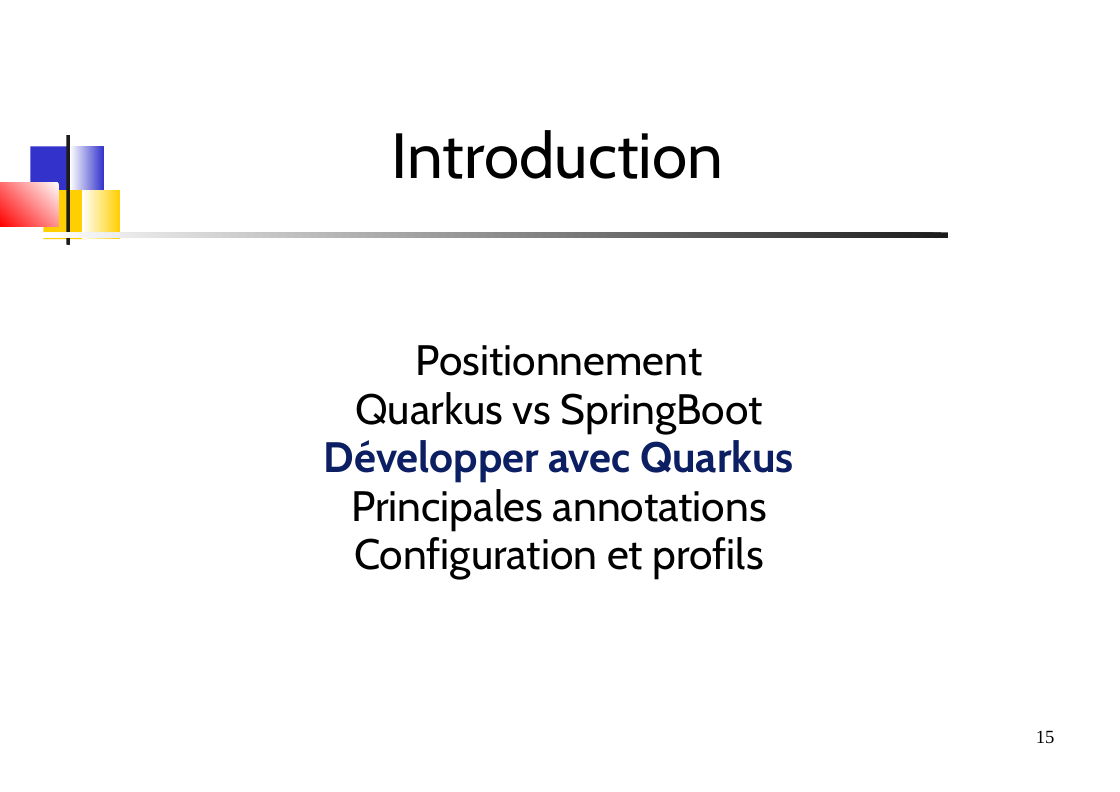
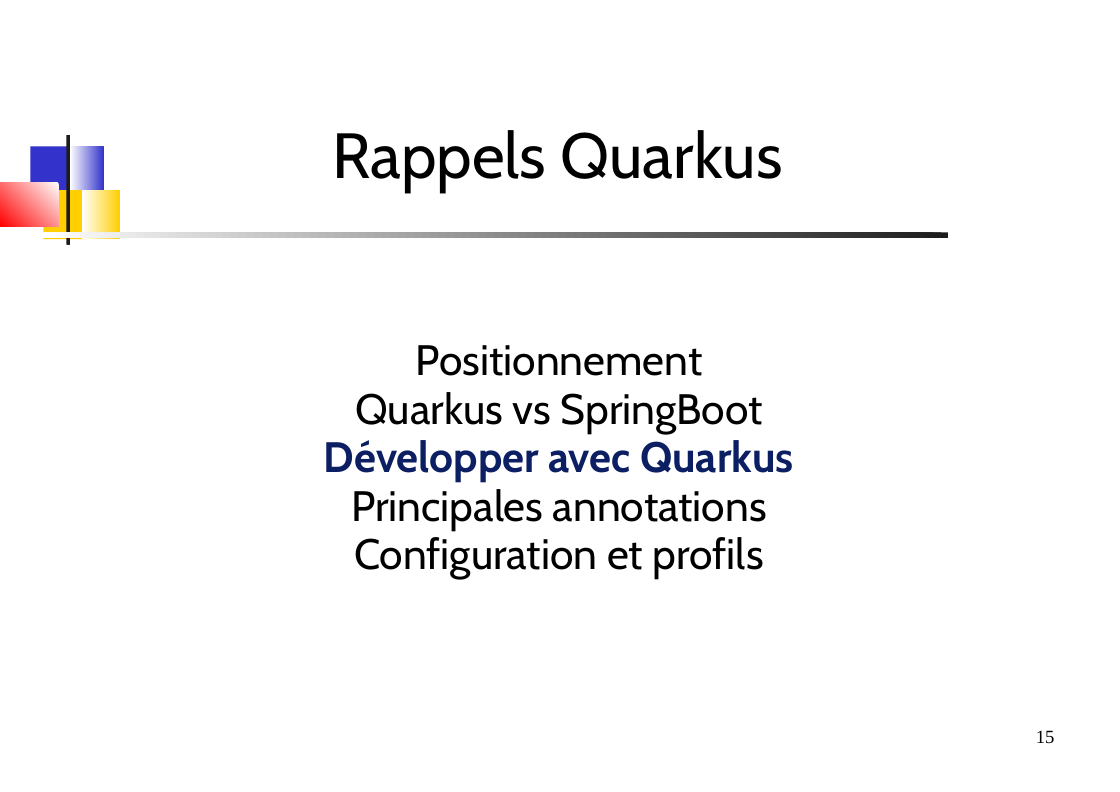
Before and after one commit to dthibau/quarkus-reactive, a slide deck: slide 15 of QuarkusReatcive.odp. Drawn at 1120x792 pixels with LibreOffice and Linux fonts; fonts in the diff are those of the drawing. Boxes give left, top, right and bottom in pixels: in the first picture for what was removed or moved away, otherwise in the second. Text is boxed around its words. In the diff, an @@ line names an element or a change of style, - is before the commit and + after.

```diff
--- a/QuarkusReatcive.odp
+++ b/QuarkusReatcive.odp
@@ title at <box>332,130,783,193</box>: text changed @@
-Introduction
+Rappels Quarkus
```
Also in this commit, not shown: 27 other slides changed, 2 slides added, 7 other files.
